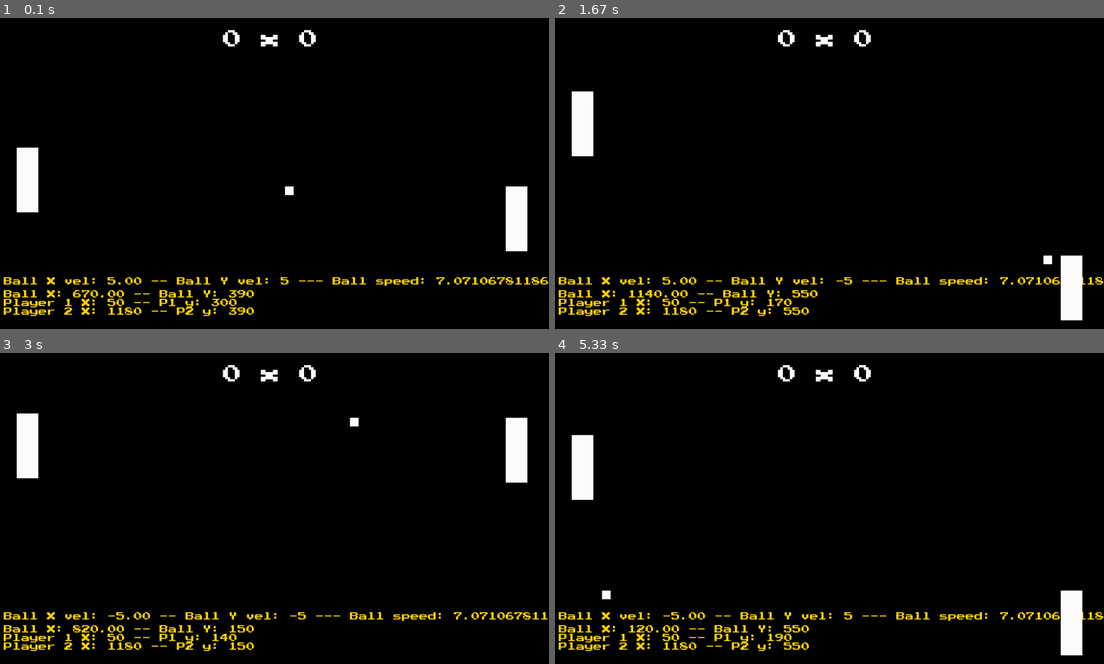
Above: before the commit, frames 1-4 (two rows, left to right).
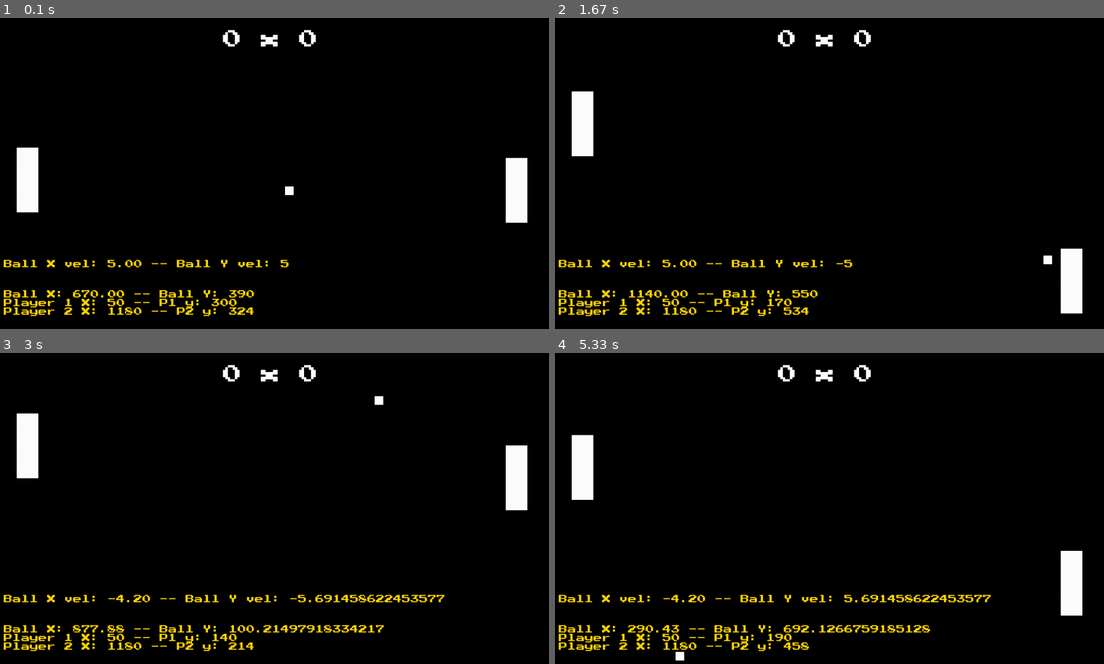
Above: after the commit, the same moments.

Repository: thais-bm/LPC--2024
Game: pygame game, started from atividade003/mypongpygame.py
Two runs of this game, one before a commit and one after it. Both use one fixed random seed, a clock stepped at 60 frames per second and the inputs below.
Inputs:
- Up to frame 1 (0.1 s): no input
- Up to frame 2 (1.67 s): hold Up 0.33-0.8 s; hold Down 0.83-1.13 s; hold Up 1.17-1.53 s; hold Down from 1.57 s (still down)
- Up to frame 3 (3 s): release Down at 1.93 s; hold Up 1.97-2.27 s; hold Down 2.3-2.6 s; hold Up from 2.63 s (still down)
- Up to frame 4 (5.33 s): release Up at 3 s; hold Down 3.03-3.4 s; hold Up 3.43-3.73 s; hold Down 3.77-4.07 s; hold Up 4.1-4.47 s; hold Down 4.5-4.87 s; hold Up 4.9-5.2 s; hold Down from 5.23 s (still down)

The runs differ from the first frame. In frame 1, 2.3% of the frame differs, in the area x 0-100%, y 44-96%; in frame 2, 1.6%; in frame 3, 3.2%; in frame 4, 3.5%, in the area x 0-100%, y 63-100%.

Commit message:
Add Angle-Based Paddle Collision System
+ Removed unnecessary variables
+ Another fix for AI's gameplay

Diff:
--- a/atividade003/mypongpygame.py
+++ b/atividade003/mypongpygame.py
@@ -1,11 +1,9 @@
 # Jucimar Jr
 # Thais Carolina - 2415310037
 # 2024
-import math
-
 import pygame
 import random
-from math import sin, cos, radians
+import math
 
 pygame.init()
 
@@ -38,8 +36,6 @@
 scoring_sound_effect = pygame.mixer.Sound('assets/258020__kodack__arcade-bleep-sound.wav')
 
 # player 1
-player_1_width = 20
-player_1_height = 150
 player_1 = pygame.image.load("assets/player.png")
 player_1_y = INITIAL_Y_POSITION
 PLAYER_1_X = 50
@@ -47,8 +43,6 @@
 player_1_move_down = False
 
 # player 2 - robot
-player_2_width = 20
-player_2_height = 150
 player_2 = pygame.image.load("assets/player.png")
 player_2_y = INITIAL_Y_POSITION
 PLAYER_2_X = 1180
@@ -59,8 +53,6 @@
 ball_y = 360
 ball_dx = 5
 ball_dy = 5
-ball_speed = math.sqrt(ball_dx**2 + ball_dy**2)
-MAX_ANGLE = 45
 
 # score
 score_1 = 0
@@ -102,24 +94,37 @@
             ball_dy *= -1
             bounce_sound_effect.play()
 
-        # ball collision with the player 1 's paddle
-        if PLAYER_1_X <= ball_x <= PLAYER_1_X + 50: # X
-            if player_1_y <= ball_y <= player_1_y+150: # Y
+        # ball collision with Player 1's paddle
+        ball_speed = math.sqrt(ball_dx**2 + ball_dy**2)
+        if PLAYER_1_X <= ball_x <= PLAYER_1_X + 50:
+            if player_1_y <= ball_y <= player_1_y + 150:
                 if ball_dx < 0:
-                    # Its the difference between the ball_y pos and the middle of the paddle-y pos
-                    # Normalized: -1 to +1
-                    # Max angle: 45 degrees or pi/4
-                    pos_center_ball_y = (ball_y - (player_1_y+150)/2) / 75
-                    collide_angle = pos_center_ball_y * math.pi/4
-
-                    ball_dx *= -1
+                    # Paddle's Y center
+                    paddle_p1_center_y = player_1_y + 150 / 2
+                    # Distance between Paddle's Y center and ball-Y
+                    # Returns: value: -1 to 1
+                    collide_point = (ball_y - paddle_p1_center_y) / (150 / 2)
+                    # Max angle
+                    max_angle = math.pi/3
+                    collide_angle = collide_point * max_angle
+                    ball_dx = math.cos(collide_angle) * ball_speed  # Changes direction + horizontal speed
+                    ball_dy = math.sin(collide_angle) * ball_speed  # Changes direction + vertical speed
                     bounce_sound_effect.play()
 
-        # ball collision with the player 2 's paddle
+        # ball collision with Player 2's paddle
         if PLAYER_2_X <= ball_x <= PLAYER_2_X + 50:
-            if player_2_y <= ball_y <= player_2_y+150:
+            if player_2_y <= ball_y <= player_2_y + 150:
                 if ball_dx > 0:
-                    ball_dx *= -1
+                    # Paddle's Y center
+                    paddle_p2_center_y = player_2_y + 150 / 2
+                    collide_point = (ball_y - paddle_p2_center_y) / (150 / 2)
+                    max_angle = math.pi / 3
+                    # Distance between Paddle's Y center and ball-Y
+                    # Returns: value: -1 to 1
+                    collide_angle = collide_point * max_angle
+                    # Max angle
+                    ball_dx = -math.cos(collide_angle) * ball_speed  # Changes direction + horizontal speed
+                    ball_dy = math.sin(collide_angle) * ball_speed  # Changes direction + vertical speed
                     bounce_sound_effect.play()
 
         # scoring points
@@ -165,12 +170,10 @@
             player_1_y = 570
 
         # player 2 "Artificial Intelligence"
-        """if ball_y > player_2_y+random.randint(25,30):
-            player_2_y += 5
-        if ball_y < player_2_y-random.randint(25,30):
-            player_2_y -= 5"""
-
-        player_2_y = ball_y
+        if ball_y > player_2_y + random.randint(10, 70):
+            player_2_y += 4
+        if ball_y < player_2_y + random.randint(10, 70):
+            player_2_y -= 4
 
         if player_2_y <= 0:
             player_2_y = 0
@@ -182,15 +185,12 @@
 
         # debug info
         victory_font_2 = pygame.font.Font('assets/PressStart2P.ttf', 20)
-
-        ball2_text = victory_font_2.render(f'Ball X vel: {ball_dx:.2f} -- Ball Y vel: {ball_dy} --- Ball speed: {ball_speed}', True, COLOR_YELLOW, COLOR_BLACK)
+        ball2_text = victory_font_2.render(f'Ball X vel: {ball_dx:.2f} -- Ball Y vel: {ball_dy}', True, COLOR_YELLOW, COLOR_BLACK)
         ball2_text_rect = ball2_text.get_rect()
-        ball2_text_rect.topleft = (20, 600)
-
+        ball2_text_rect.topleft = (20, 560)
         ball_text = victory_font_2.render(f'Ball X: {ball_x:.2f} -- Ball Y: {ball_y}', True, COLOR_YELLOW, COLOR_BLACK)
         ball_text_rect = ball_text.get_rect()
         ball_text_rect.topleft = (20, 630)
-
         p1_text = victory_font_2.render(f'Player 1 X: {PLAYER_1_X} -- P1 y: {player_1_y}', True, COLOR_YELLOW,
                                         COLOR_BLACK)
         p1_text_rect = p1_text.get_rect()
